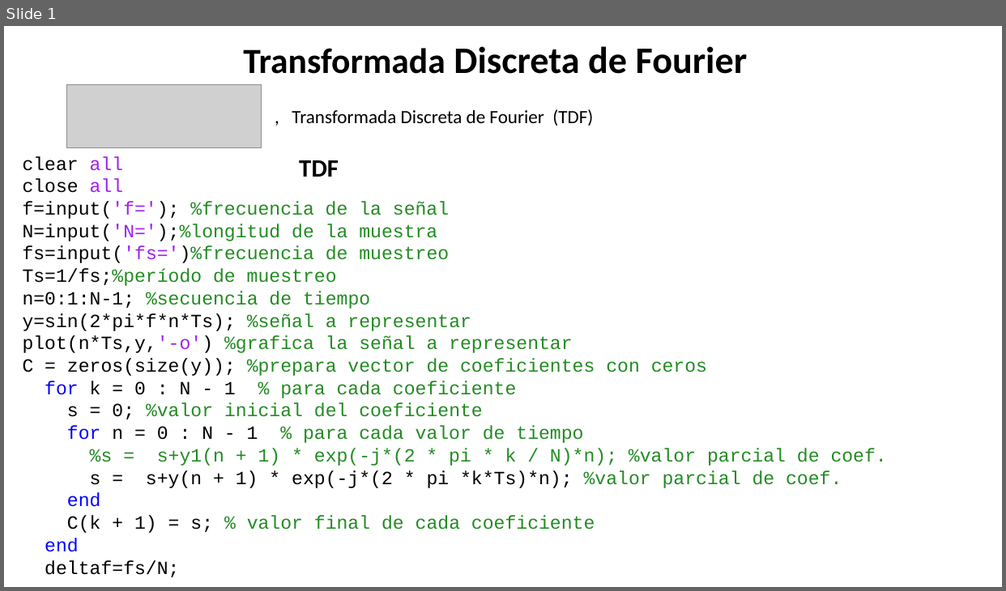
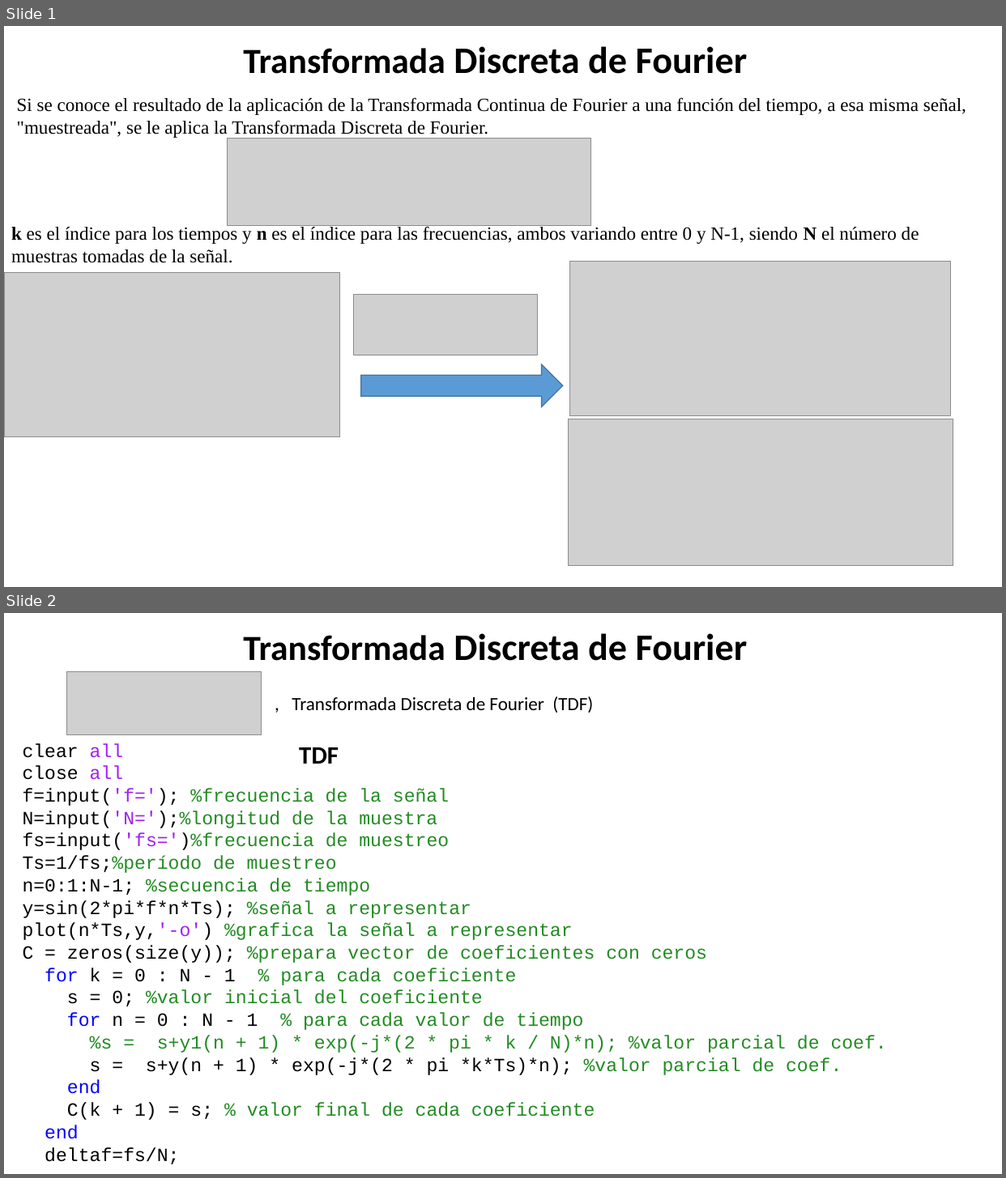
Before and after one commit to odeluigi/Analisis, a slide deck: TP4/Presentacion-TP-4.pptx. Shown one above the other, each under a label of ours: slide 1 before the commit, slides 1 and 2 after it. The pictures are 1006x591 and 1006x1178 pixels, drawn with LibreOffice and Linux fonts; fonts in the diff are those of the drawing; grey boxes stand for pictures. Boxes give left, top, right and bottom in pixels: in the first picture for what was removed or moved away, otherwise in the second. Text is boxed around its words. In the diff, an @@ line names an element or a change of style, - is before the commit and + after.

```diff
--- a/TP4/Presentacion-TP-4.pptx
+++ b/TP4/Presentacion-TP-4.pptx
@@ slide 1 added at (x1=4, y1=26, x2=1002, y2=587), background #FFFFFF @@
@@ text added at (x1=243, y1=46, x2=748, y2=74), 36 pt, text #000000, bold @@
+Transformada Discreta de Fourier
@@ text added at (x1=17, y1=97, x2=966, y2=139), 18 pt, text #000000 @@
+Si se conoce el resultado de la aplicación de la Transformada Continua de Fourier a una función del tiempo, a esa misma señal, "muestreada", se le aplica la Transformada Discreta de Fourier.
@@ picture added at (x1=228, y1=139, x2=591, y2=226) @@
@@ text added at (x1=11, y1=225, x2=919, y2=263), 18 pt, text #000000 @@
+k es el índice para los tiempos y n es el índice para las frecuencias, ambos variando entre 0 y N-1, siendo N el número de muestras tomadas de la señal.
@@ picture added at (x1=570, y1=262, x2=951, y2=416) @@
@@ picture added at (x1=4, y1=272, x2=340, y2=437) @@
@@ picture added at (x1=354, y1=295, x2=537, y2=356) @@
@@ right arrow added at (x1=361, y1=365, x2=562, y2=408), fill #5B9BD5, outline #43739E 1 pt @@
@@ picture added at (x1=568, y1=419, x2=953, y2=565) @@
@@ what was slide 1 is now slide 2 @@
```
Also in this commit, not shown: 1 slide changed, 2 other files.
